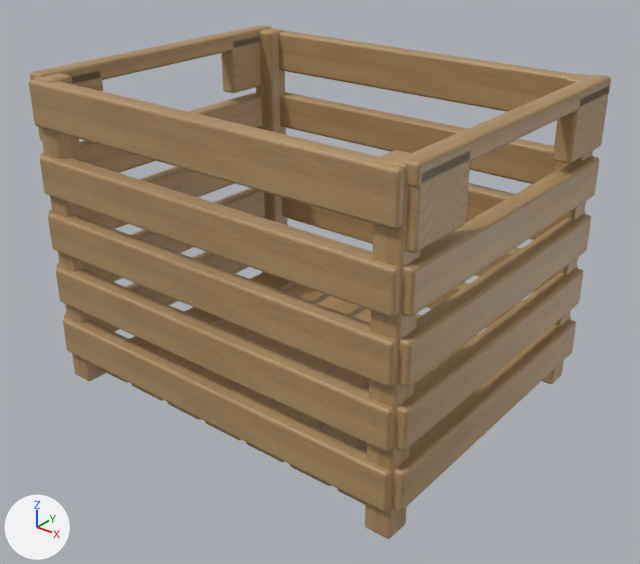
What one commit did to the glTF model house-light/furniture/models/X05.glb.
Camera for both pictures: a 50 mm camera at (0.446, -0.555, 0.442) aimed at (0.012, -0.012, 0.105). Arrows for +X, +Y and +Z are at lower left; the lights stay in place. The picture after the commit comes second. Where no turn or scale is listed for an object, it has been applied to the vertices.
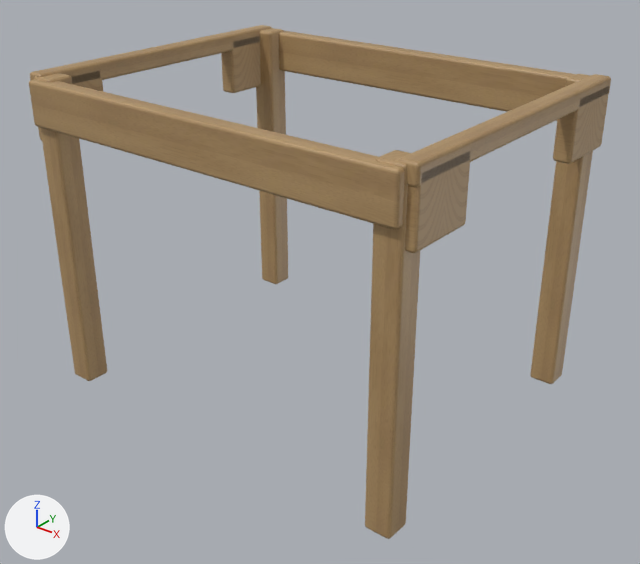
Location of each change, [x1, y1, x2, y2] in pixels of the pictures (640 x 564 px):
'Cube.021', deleted (brown)
    before: [40, 155, 400, 317]
'Cube.019', deleted (brown)
    before: [48, 213, 397, 387]
'Cube.017', deleted (brown)
    before: [56, 267, 394, 451]
'Cube.015', deleted (brown)
    before: [63, 318, 392, 511]
'Cube.014', deleted (brown)
    before: [401, 156, 599, 317]
'Cube.011', deleted (brown)
    before: [398, 214, 591, 386]
'Cube.009', deleted (brown)
    before: [395, 268, 583, 451]
'Cube.007', deleted (brown)
    before: [392, 319, 576, 511]
'Cube.022', deleted (brown)
    before: [280, 92, 593, 184]
'Cube.012', deleted (brown)
    before: [41, 92, 262, 173]
'Cube.018', deleted (mostly hidden)
    before: [282, 197, 578, 293]
'Cube.010', deleted (brown)
    before: [49, 167, 234, 229]
'Cube.008', deleted (mostly hidden)
    before: [57, 188, 265, 282]
'Cube.002', deleted
    before: [167, 296, 366, 420]
'Cube.020', deleted (brown)
    before: [465, 183, 585, 240]
'Cube.001', deleted
    before: [132, 284, 330, 401]
'Cube.013', deleted (mostly hidden)
    before: [64, 251, 249, 332]
'Cube', deleted (mostly hidden)
    before: [101, 272, 296, 383]
'Cube.003', deleted (mostly hidden)
    before: [205, 309, 371, 440]
'Cube.004', deleted
    before: [246, 314, 422, 462]
'Cube.005', deleted (mostly hidden)
    before: [290, 334, 477, 486]
'Cube.016', deleted (mostly hidden)
    before: [427, 282, 571, 328]
'Cube.006', deleted (mostly hidden)
    before: [337, 488, 366, 504]

Patch to the scene script:
```diff
--- a/house-light/furniture/models/X05.glb.py
+++ b/house-light/furniture/models/X05.glb.py
@@ ob_cube @@
-ob_cube = bpy.data.objects.new('Cube', me_cube)
@@ ob_cube_001 @@
-ob_cube_001 = bpy.data.objects.new('Cube.001', me_cube)
@@ ob_cube_002 @@
-ob_cube_002 = bpy.data.objects.new('Cube.002', me_cube)
@@ ob_cube_003 @@
-ob_cube_003 = bpy.data.objects.new('Cube.003', me_cube)
@@ ob_cube_004 @@
-ob_cube_004 = bpy.data.objects.new('Cube.004', me_cube)
@@ ob_cube_005 @@
-ob_cube_005 = bpy.data.objects.new('Cube.005', me_cube)
@@ ob_cube_006 @@
-ob_cube_006 = bpy.data.objects.new('Cube.006', me_cube)
@@ ob_cube_013 @@
-ob_cube_013 = bpy.data.objects.new('Cube.013', me_cube_013)
@@ ob_cube_007 @@
-ob_cube_007 = bpy.data.objects.new('Cube.007', me_cube_013)
@@ ob_cube_008 @@
-ob_cube_008 = bpy.data.objects.new('Cube.008', me_cube_013)
@@ ob_cube_009 @@
-ob_cube_009 = bpy.data.objects.new('Cube.009', me_cube_013)
@@ ob_cube_010 @@
-ob_cube_010 = bpy.data.objects.new('Cube.010', me_cube_013)
@@ ob_cube_011 @@
-ob_cube_011 = bpy.data.objects.new('Cube.011', me_cube_013)
@@ ob_cube_012 @@
-ob_cube_012 = bpy.data.objects.new('Cube.012', me_cube_013)
@@ ob_cube_014 @@
-ob_cube_014 = bpy.data.objects.new('Cube.014', me_cube_013)
@@ ob_cube_015 @@
-ob_cube_015 = bpy.data.objects.new('Cube.015', me_cube_011)
@@ ob_cube_016 @@
-ob_cube_016 = bpy.data.objects.new('Cube.016', me_cube_011)
@@ ob_cube_017 @@
-ob_cube_017 = bpy.data.objects.new('Cube.017', me_cube_011)
@@ ob_cube_018 @@
-ob_cube_018 = bpy.data.objects.new('Cube.018', me_cube_011)
@@ ob_cube_019 @@
-ob_cube_019 = bpy.data.objects.new('Cube.019', me_cube_011)
@@ ob_cube_020 @@
-ob_cube_020 = bpy.data.objects.new('Cube.020', me_cube_011)
@@ ob_cube_021 @@
-ob_cube_021 = bpy.data.objects.new('Cube.021', me_cube_011)
@@ ob_cube_022 @@
-ob_cube_022 = bpy.data.objects.new('Cube.022', me_cube_011)
```
